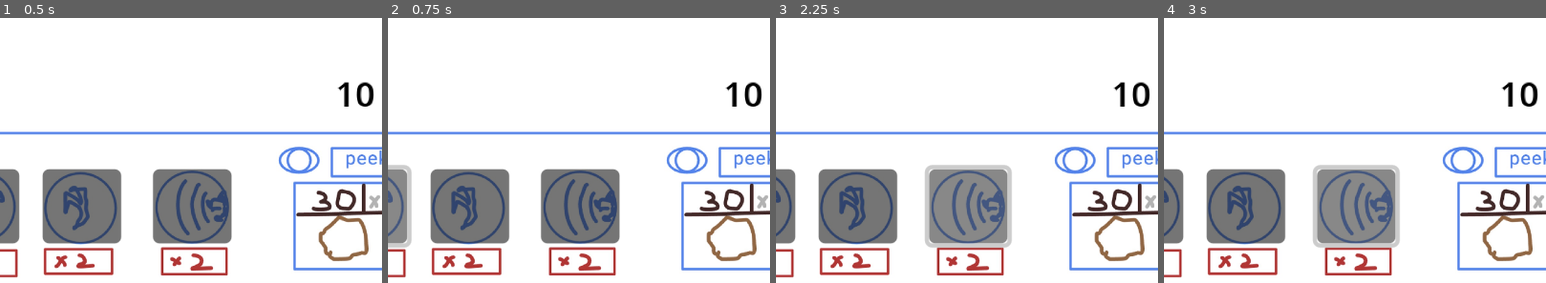
Above: before the commit, frames 1-4 (left to right).
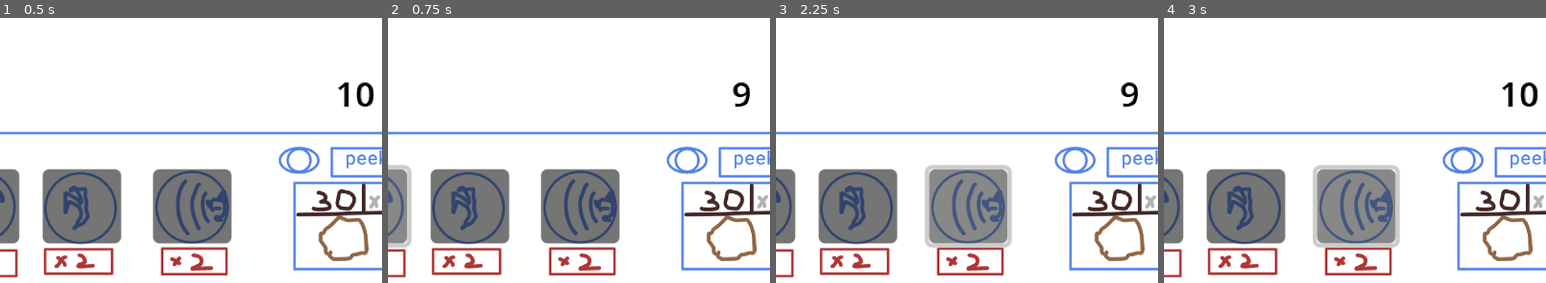
Above: after the commit, the same moments.

Repository: Sooshimi/golden-biscuit
Game: Godot game, scene res://scenes/battle_screen.tscn
Two runs of this game, one before a commit and one after it. Both use one fixed random seed, a clock stepped at 60 frames per second and the inputs below.
Inputs (mouse positions are % of the whole screen's width and height, from its top left):
- Up to frame 1 (0.5 s): no input
- Up to frame 2 (0.75 s): click (25, 84) at 0.5 s
- Up to frame 3 (2.25 s): click (38, 84) at 1.25 s; click (53, 84) at 2 s
- Up to frame 4 (3 s): tap Enter at 2.75 s; hold Right (right) from 2.78 s (still down)
The pictures show only the part of the screen within x 28-78%, y 48-98%; the shares and areas given below are measured in that part.

Frame 1 is identical in both runs. In frame 2, 0.5% of the frame differs, in the area x 88-98%, y 24-34%; in frame 3, 0.5%; in frame 4, nothing differs.

Commit message:
Add battle logic and button handlers to battle screen
Implemented player and enemy choice logic for the battle system, including win/loss/draw conditions and cookie score updates. Connected new button signals for 'claw' and 'roar' actions, and added corresponding handler methods.

Diff:
--- a/scenes/battle_screen.tscn
+++ b/scenes/battle_screen.tscn
@@ -51,3 +51,5 @@
 horizontal_alignment = 1
 
 [connection signal="pressed" from="CanvasLayer/paw_button" to="." method="_on_paw_button_pressed"]
+[connection signal="pressed" from="CanvasLayer/claw_button" to="." method="_on_claw_button_pressed"]
+[connection signal="pressed" from="CanvasLayer/roar_button" to="." method="_on_roar_button_pressed"]
--- a/scripts/battle_screen.gd
+++ b/scripts/battle_screen.gd
@@ -5,11 +5,45 @@
 @onready var roar_button := $CanvasLayer/roat_button
 @onready var cookie_counter := $CanvasLayer/cookie_counter
 
+var enemy_choice := ""
+var player_choice := ""
+var choices := ["paw", "claw", "roar"]
+
 func _ready() -> void:
 	update_score()
 
 func update_score() -> void:
 	cookie_counter.text = str(Global.total_cookies)
 
+func enemy_turn() -> String:
+	enemy_choice = choices[randi() % choices.size()]
+	return enemy_choice
+
+func battle() -> void:
+	enemy_turn()
+	print("enemy_chooses: ", enemy_choice)
+
+	if player_choice == enemy_choice:
+		print("draw")
+	elif (player_choice == "roar" and enemy_choice == "paw"
+	or player_choice == "paw" and enemy_choice == "claw"
+	or player_choice == "claw" and enemy_choice == "roar"):
+		print("player win")
+		Global.total_cookies += 1
+	else:
+		print("player lose")
+		Global.total_cookies -= 1
+
+	update_score()
+
 func _on_paw_button_pressed():
-	pass
+	player_choice = "paw"
+	battle()
+
+func _on_claw_button_pressed():
+	player_choice = "claw"
+	battle()
+
+func _on_roar_button_pressed():
+	player_choice = "roar"
+	battle()
